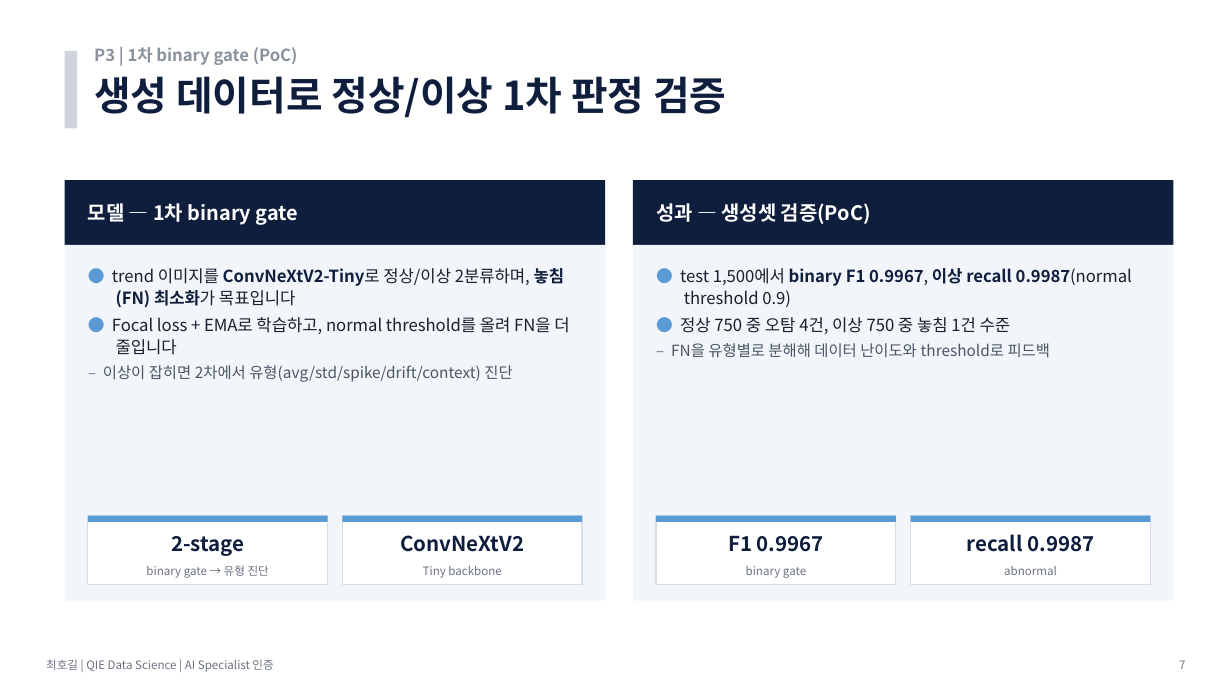
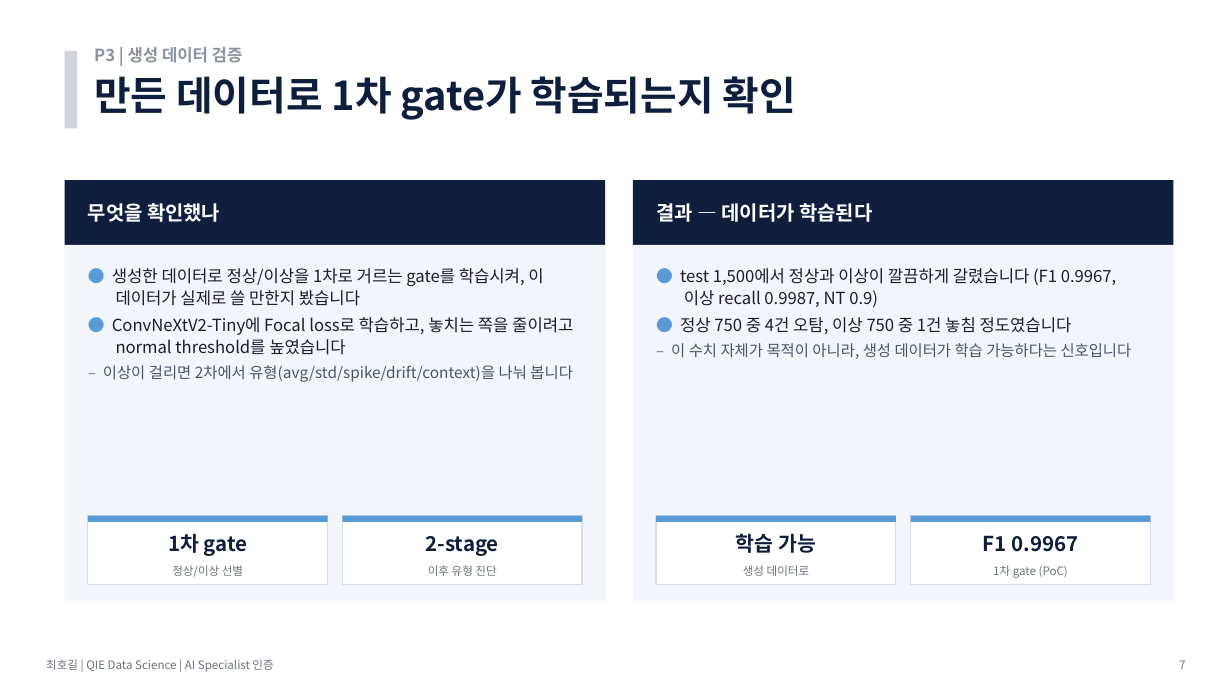
Before and after one commit to hogil/fbm_paper, a slide deck: slide 7 of recommendation/presentation/발표_P3_데이터생성_최호길.pptx. Drawn at 1232x693 pixels with LibreOffice and Linux fonts; fonts in the diff are those of the drawing. Boxes give left, top, right and bottom in pixels: in the first picture for what was removed or moved away, otherwise in the second. Text is boxed around its words. In the diff, an @@ line names an element or a change of style, - is before the commit and + after.

```diff
--- a/recommendation/presentation/발표_P3_데이터생성_최호길.pptx
+++ b/recommendation/presentation/발표_P3_데이터생성_최호길.pptx
@@ text at (94,47,243,63): text changed @@
-P3 | 1차 binary gate (PoC)
+P3 | 생성 데이터 검증
@@ text at (94,76,796,120): text changed @@
-생성 데이터로 정상/이상 1차 판정 검증
+만든 데이터로 1차 gate가 학습되는지 확인
@@ text at (88,203,220,222): text changed @@
-모델 — 1차 binary gate
+무엇을 확인했나
@@ text at (656,203,872,222): text changed @@
-성과 — 생성셋 검증(PoC)
+결과 — 데이터가 학습된다
@@ text at (103,268,573,382): text changed @@
-● trend 이미지를 ConvNeXtV2-Tiny로 정상/이상 2분류하며, 놓침(FN) 최소화가 목표입니다
-● Focal loss + EMA로 학습하고, normal threshold를 올려 FN을 더 줄입니다
-  – 이상이 잡히면 2차에서 유형(avg/std/spike/drift/context) 진단
+● 생성한 데이터로 정상/이상을 1차로 거르는 gate를 학습시켜, 이 데이터가 실제로 쓸 만한지 봤습니다
+● ConvNeXtV2-Tiny에 Focal loss로 학습하고, 놓치는 쪽을 줄이려고 normal threshold를 높였습니다
+  – 이상이 걸리면 2차에서 유형(avg/std/spike/drift/context)을 나눠 봅니다
@@ text at (671,268,1132,359): text changed @@
-● test 1,500에서 binary F1 0.9967, 이상 recall 0.9987(normal threshold 0.9)
-● 정상 750 중 오탐 4건, 이상 750 중 놓침 1건 수준
-  – FN을 유형별로 분해해 데이터 난이도와 threshold로 피드백
+● test 1,500에서 정상과 이상이 깔끔하게 갈렸습니다 (F1 0.9967, 이상 recall 0.9987, NT 0.9)
+● 정상 750 중 4건 오탐, 이상 750 중 1건 놓침 정도였습니다
+  – 이 수치 자체가 목적이 아니라, 생성 데이터가 학습 가능하다는 신호입니다
@@ text at (168,533,248,556): text changed @@
-2-stage
+1차 gate
@@ text at (426,536,499,556): text changed @@
-ConvNeXtV2
+2-stage
@@ text at (736,533,816,553): text changed @@
-F1 0.9967
+학습 가능
@@ text at (983,535,1078,552): text changed @@
-recall 0.9987
+F1 0.9967
@@ text at (172,565,243,577): text changed @@
-binary gate → 유형 진단
+정상/이상 선별
@@ text at (428,565,496,576): text changed @@
-Tiny backbone
+이후 유형 진단
@@ text at (743,565,810,576): text changed @@
-binary gate
+생성 데이터로
@@ text at (993,565,1068,578): text changed @@
-abnormal
+1차 gate (PoC)
```
Also in this commit, not shown: 6 other slides changed, 1 slide added, 1 other file.
